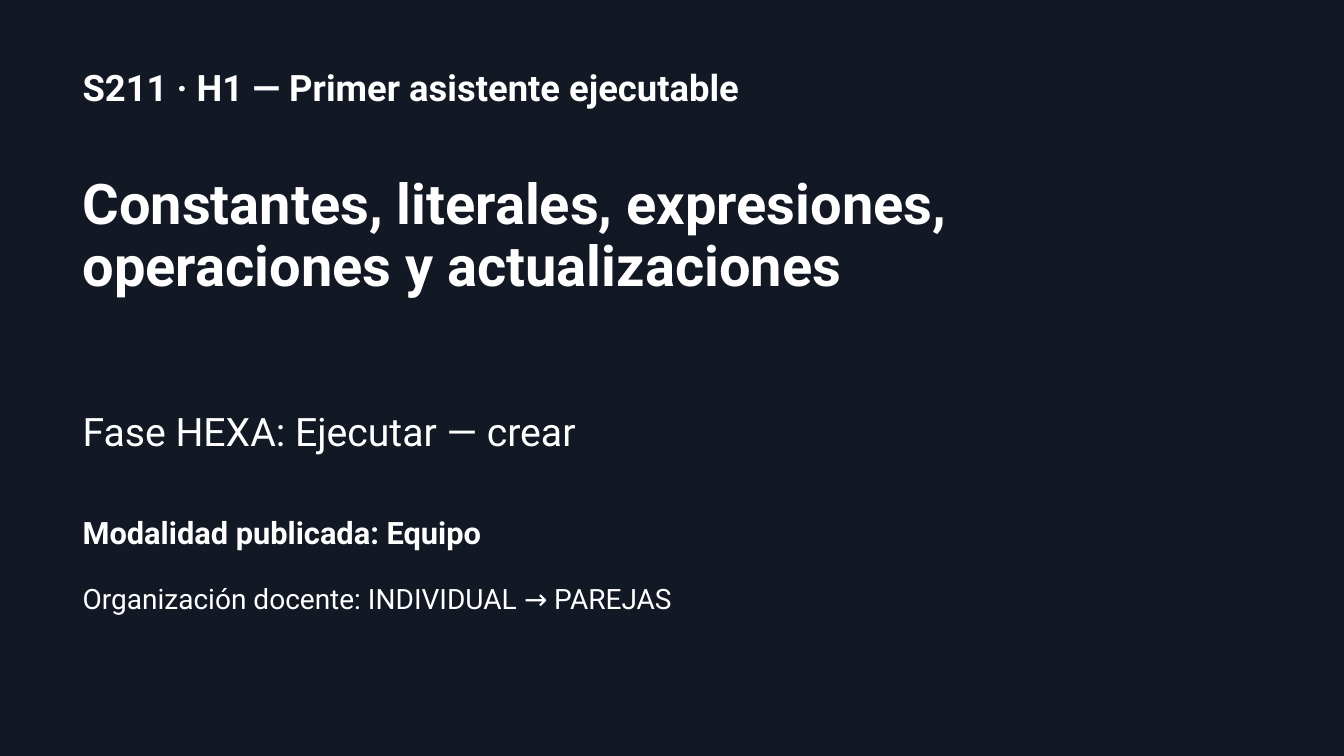
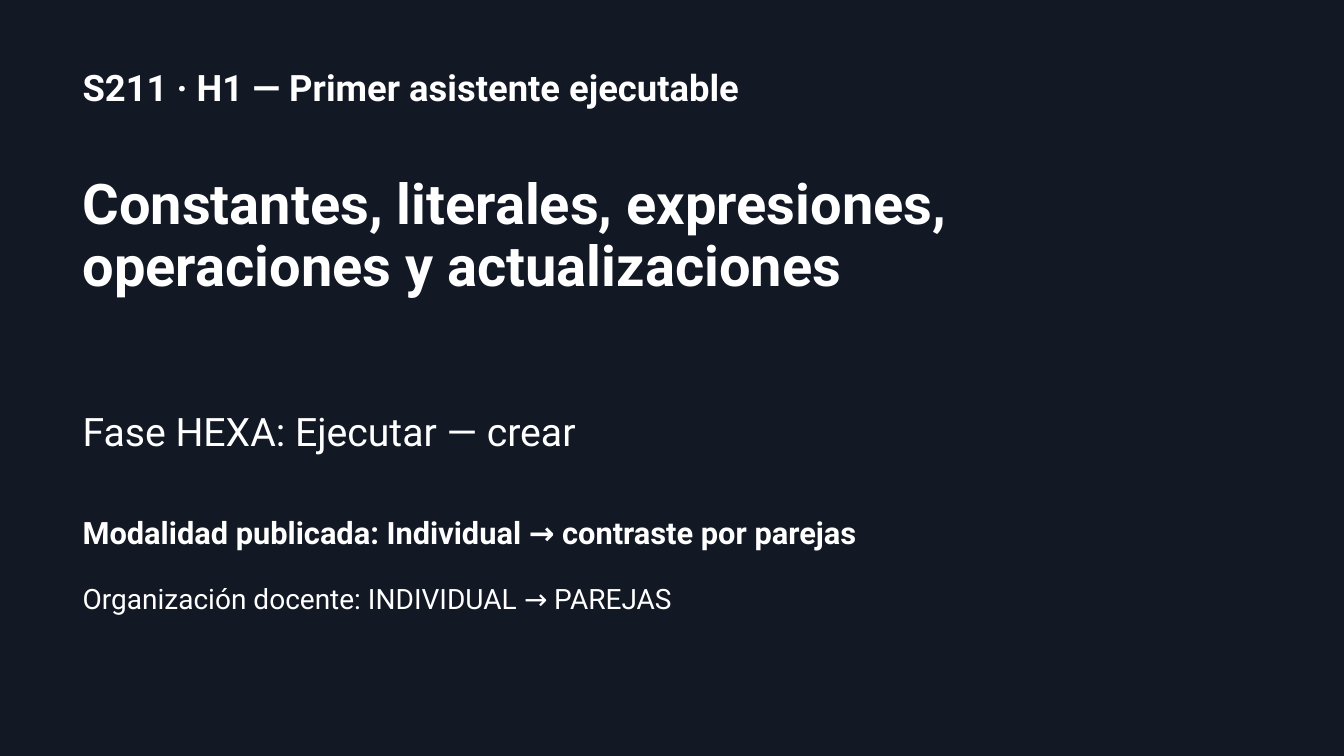
Before and after one commit to llombardero/curso-26-27, a slide deck: slide 1 of 02-PROFESORADO/03-PRESENTACIONES/POR-SESION/h1/S211-constantes-presentacion.pptx. Drawn at 1344x756 pixels with LibreOffice and Linux fonts; fonts in the diff are those of the drawing. Boxes give left, top, right and bottom in pixels: in the first picture for what was removed or moved away, otherwise in the second. Text is boxed around its words. In the diff, an @@ line names an element or a change of style, - is before the commit and + after.

```diff
--- a/02-PROFESORADO/03-PRESENTACIONES/POR-SESION/h1/S211-constantes-presentacion.pptx
+++ b/02-PROFESORADO/03-PRESENTACIONES/POR-SESION/h1/S211-constantes-presentacion.pptx
@@ text at (83,521,857,551): text changed @@
-Modalidad publicada: Equipo
+Modalidad publicada: Individual → contraste por parejas
```
Also in this commit, not shown: 1 slide removed, 56 other files.
